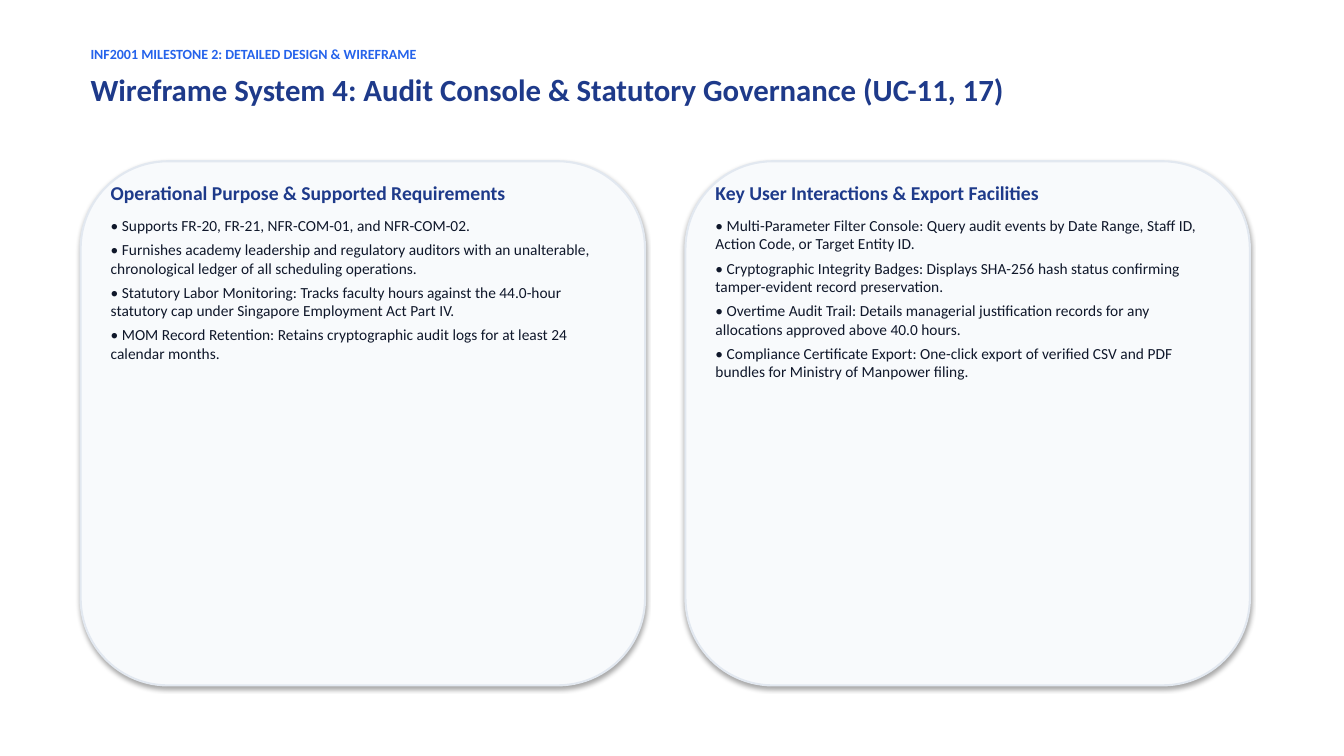
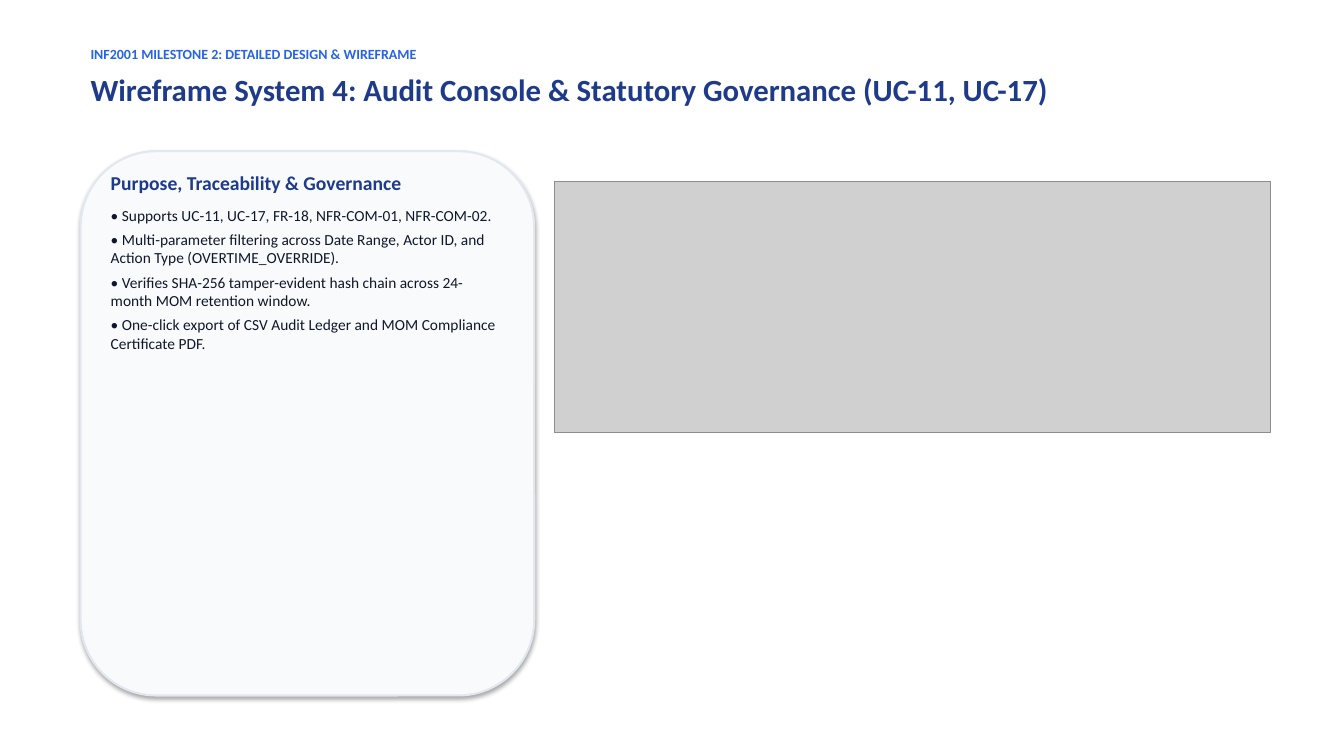
Before and after one commit to adoreblvnk/2001temp, a slide deck: slide 11 of report/INF2001-M2-P5-5-Presentation.pptx. Drawn at 1344x756 pixels with LibreOffice and Linux fonts; fonts in the diff are those of the drawing; grey boxes stand for pictures. Boxes give left, top, right and bottom in pixels: in the first picture for what was removed or moved away, otherwise in the second. Text is boxed around its words. In the diff, an @@ line names an element or a change of style, - is before the commit and + after.

Commit message:
feat(report): update M1/M2 deliverables, wireframes, diagrams, and presentation deck
- Update Milestone 1 & 2 markdown reports and recompiled publication PDFs
- Update class, component, and architecture diagrams with interface contracts
- Add wireframe mockups and design system assets (manager cockpit, allocation matrix, teacher portal, audit console)
- Add GoF Observer and Strategy pattern comparison diagrams
- Update presentation deck generation script and rebuild presentation PPTX

```diff
--- a/report/INF2001-M2-P5-5-Presentation.pptx
+++ b/report/INF2001-M2-P5-5-Presentation.pptx
@@ text at (91, 78, 1048, 106): text changed @@
-Wireframe System 4: Audit Console & Statutory Governance (UC-11, 17)
+Wireframe System 4: Audit Console & Statutory Governance (UC-11, UC-17)
@@ rounded rectangle: place and size @@
-rounded rectangle at (81, 161, 645, 686)
+rounded rectangle at (81, 151, 534, 696)
@@ text at (111, 176, 496, 349): text changed @@
-Operational Purpose & Supported Requirements
-• Supports FR-20, FR-21, NFR-COM-01, and NFR-COM-02.
-• Furnishes academy leadership and regulatory auditors with an unalterable, chronological ledger of all scheduling operations.
-• Statutory Labor Monitoring: Tracks faculty hours against the 44.0-hour statutory cap under Singapore Employment Act Part IV.
-• MOM Record Retention: Retains cryptographic audit logs for at least 24 calendar months.
+Purpose, Traceability & Governance
+• Supports UC-11, UC-17, FR-18, NFR-COM-01, NFR-COM-02.
+• Multi-parameter filtering across Date Range, Actor ID, and Action Type (OVERTIME_OVERRIDE).
+• Verifies SHA-256 tamper-evident hash chain across 24-month MOM retention window.
+• One-click export of CSV Audit Ledger and MOM Compliance Certificate PDF.
@@ rounded rectangle removed at (686, 161, 1250, 686) @@
@@ picture added at (555, 181, 1270, 433) @@
@@ text removed at (715, 186, 1196, 380) @@
-Key User Interactions & Export Facilities
-• Multi-Parameter Filter Console: Query audit events by Date Range, Staff ID, Action Code, or Target Entity ID.
-• Cryptographic Integrity Badges: Displays SHA-256 hash status confirming tamper-evident record preservation.
-• Overtime Audit Trail: Details managerial justification records for any allocations approved above 40.0 hours.
-• Compliance Certificate Export: One-click export of verified CSV and PDF bundles for Ministry of Manpower filing.
```
Also in this commit, not shown: 3 other slides changed, 42 other files.
